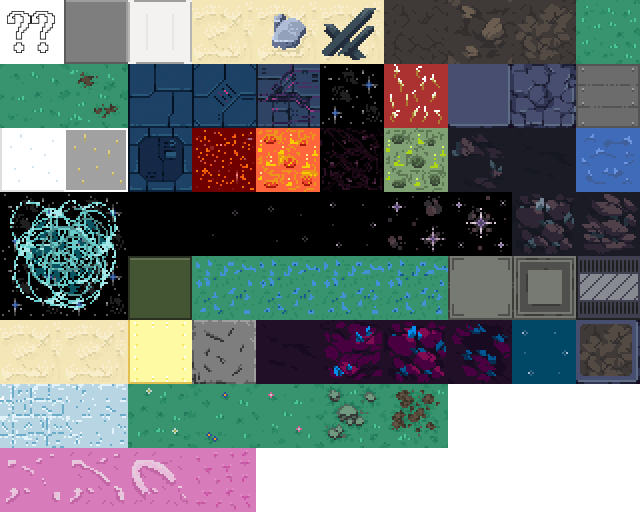
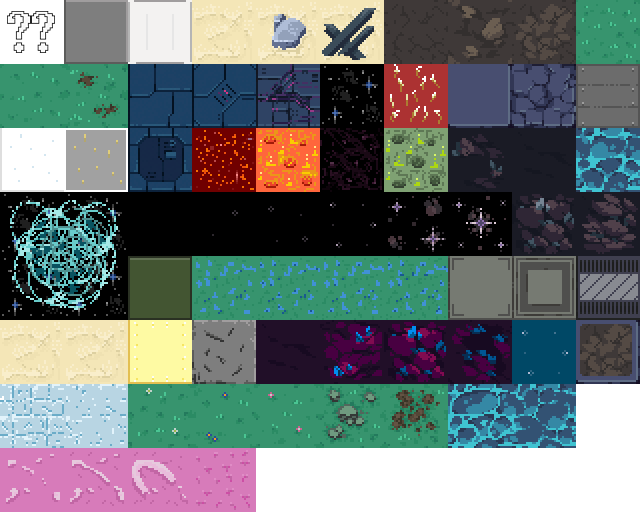
Two versions of the same layered image (w=640, h=512). Layer-by-layer changes:
added layer "floor-water" above "floor-water-dark" over bbox(576, 128, 640, 192)
added layer "floor-water-dark" above "floor-water-large-bubble" over bbox(512, 384, 576, 448)
added layer "floor-water-large-bubble" above "floor-water-old" over bbox(448, 384, 512, 448)
